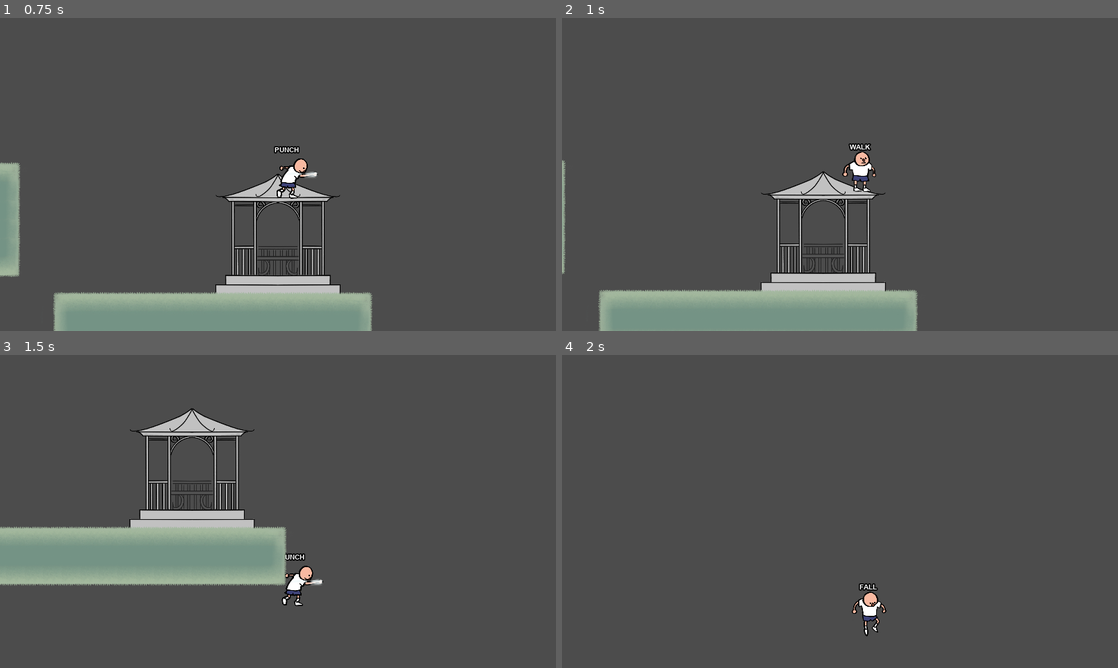
Above: before the commit, frames 1-4 (two rows, left to right).
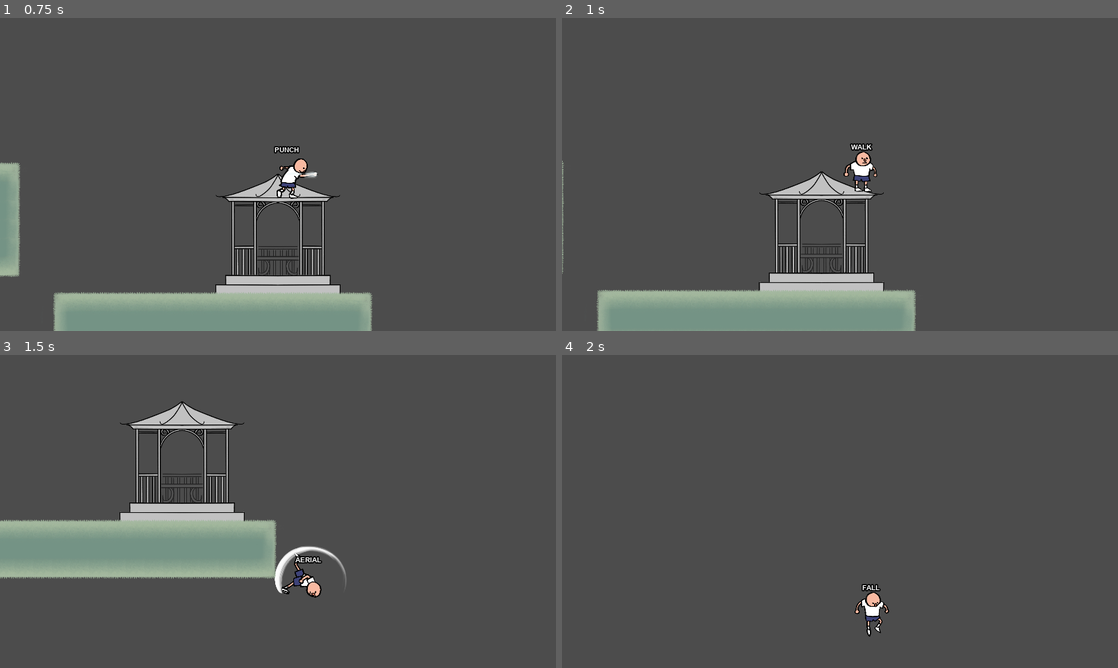
Above: after the commit, the same moments.

Repository: kevinpliang/POSY
Game: Godot game, scene res://game/Main.tscn
Two runs of this game, one before a commit and one after it. Both use one fixed random seed, a clock stepped at 60 frames per second and the inputs below.
Inputs:
- Up to frame 1 (0.75 s): hold Right (ui_right) from 0.53 s (still down); tap P (a) at 0.6 s
- Up to frame 2 (1 s): keep holding Right (ui_right); tap Up (ui_up) at 0.77 s
- Up to frame 3 (1.5 s): keep holding Right (ui_right); tap P (a) at 1.35 s
- Up to frame 4 (2 s): keep holding Right (ui_right); tap Up (ui_up) at 1.52 s

Frame 1 is identical in both runs. In frame 2, 2.3% of the frame differs, in the area x 0-64%, y 40-100%; in frame 3, 7.3%, in the area x 0-63%, y 14-81%; in frame 4, 0.4%.

Commit message:
punch + aerial timer fix

Diff:
--- a/characters/Zee.gd
+++ b/characters/Zee.gd
@@ -24,6 +24,7 @@
 
 # other constants
 const ATTACK_SPEED = 0.2
+const WDASH_COOLDOWN = 2
 
 # properties
 var vel = Vector2()
@@ -31,6 +32,7 @@
 var left_pressed
 var right_pressed
 var horizontal_pressed
+var can_wavedash
 
 # timer variables
 var punch_cooldown = false
@@ -41,17 +43,17 @@
 var prev_state;
 enum STATES { IDLE, WALK, JUMP, DJUMP, WJUMP, FALL, FFALL, CROUCH, PUNCH, AERIAL };
 var can_go_from = {
-	# from.........to.................................................................................
+	# from.........to.................................................................................................
 	STATES.IDLE  : [STATES.WALK, STATES.JUMP, STATES.DJUMP, STATES.FALL, STATES.CROUCH, STATES.PUNCH],
 	STATES.WALK  : [STATES.IDLE, STATES.JUMP, STATES.FALL, STATES.CROUCH, STATES.PUNCH],
 	STATES.JUMP  : [STATES.DJUMP, STATES.FALL, STATES.AERIAL],
-	STATES.DJUMP : [STATES.IDLE, STATES.AERIAL],
+	STATES.DJUMP : [STATES.IDLE, STATES.AERIAL, ],
 	STATES.WJUMP : [STATES.DJUMP, STATES.FALL, STATES.AERIAL],
 	STATES.FALL  : [STATES.IDLE, STATES.JUMP, STATES.DJUMP, STATES.FFALL, STATES.AERIAL],
 	STATES.FFALL : [STATES.IDLE, STATES.JUMP, STATES.DJUMP, STATES.AERIAL],
 	STATES.CROUCH: [STATES.IDLE, STATES.WALK, STATES.JUMP],
 	STATES.PUNCH : [],
-	STATES.AERIAL: []
+	STATES.AERIAL: [],
 }
 
 func _ready() -> void:
@@ -64,7 +66,7 @@
 
 	# involuntary states (nothing pressed)
 	if is_on_floor():
-		if current_state != STATES.PUNCH:
+		if STATES.IDLE in can_go_from[current_state]:
 			current_state = STATES.IDLE
 	else:
 		if STATES.FALL in can_go_from[current_state] and vel.y > 0: # this sucks but idk how else to do it
@@ -141,9 +143,11 @@
 			vel.x = 0
 		STATES.PUNCH:
 			vel.x = 0
-			punch()
+			if !punch_cooldown:
+				punch()
 		STATES.AERIAL:
-			aerial()
+			if !aerial_cooldown:
+				aerial()
 
 	# refresh jumps
 	if is_on_floor():
@@ -185,6 +189,9 @@
 func check_feet():
 	if feetcast.is_colliding():
 		var collider = feetcast.get_collider()
+		var origin = feetcast.global_transform.origin
+		var collision_point = feetcast.get_collision_point()
+		var distance = origin.distance_to(collision_point)
 		# gazebo stairs..
 		if collider.is_in_group("lower_z"):
 			self.z_index = -1
@@ -192,13 +199,13 @@
 		self.z_index = 0
 
 func _physics_process(delta) -> void:
+	#checks
+	check_feet()
+
 	get_state_from_input()
 	apply_gravity()
 	get_physics_from_state()
 	get_sprite_from_state()
-
-	#checks
-	check_feet()
 	# warning-ignore:return_value_discarded
 	move_and_slide(vel * delta * 60, UP)
 
@@ -228,9 +235,9 @@
 func punch() -> void:
 	punch_cooldown = true
 	$punch_hitbox/shape.disabled = false
-	yield(get_tree().create_timer(0.2), "timeout")
+	$punch_timer.start()
+	yield($punch_timer, "timeout")
 	$punch_hitbox/shape.disabled = true
-	current_state = STATES.IDLE
 	# attack speed timer
 	yield(get_tree().create_timer(ATTACK_SPEED), "timeout")
 	punch_cooldown = false
@@ -238,9 +245,9 @@
 func aerial() -> void:
 	aerial_cooldown = true
 	#$punch_hitbox/shape.disabled = false
-	yield(get_tree().create_timer(0.3), "timeout")
+	$aerial_timer.start()
+	yield($aerial_timer, "timeout")
 	#$punch_hitbox/shape.disabled = true
-	current_state = STATES.FALL #not working..try double jumping and kicking then immediately jumping upon landing..this piece of code resets zee to a djump state when he should be going to jump. also strange flickering similar to punch issue
 	# attack speed timer
 	yield(get_tree().create_timer(ATTACK_SPEED), "timeout")
 	aerial_cooldown = false
@@ -262,3 +269,11 @@
 		var impact_point = $punch_hitbox.global_position + Vector2(50, 0)
 		var hit_circles = Global.instance_node_at(hit_effect, impact_point, Global.main)
 		hit_circles.emitting = true
+
+func _on_punch_timer_timeout():
+	current_state = STATES.IDLE
+	$punch_timer.stop()
+
+func _on_aerial_timer_timeout():
+	current_state = STATES.FALL
+	$aerial_timer.stop()
--- a/characters/Zee.tscn
+++ b/characters/Zee.tscn
@@ -28,168 +28,168 @@
 
 [sub_resource type="AtlasTexture" id=4]
 flags = 4
+atlas = ExtResource( 7 )
+region = Rect2( 0, 0, 450, 450 )
+
+[sub_resource type="AtlasTexture" id=5]
+flags = 4
+atlas = ExtResource( 7 )
+region = Rect2( 450, 0, 450, 450 )
+
+[sub_resource type="AtlasTexture" id=6]
+flags = 4
+atlas = ExtResource( 7 )
+region = Rect2( 900, 0, 450, 450 )
+
+[sub_resource type="AtlasTexture" id=7]
+flags = 4
+atlas = ExtResource( 7 )
+region = Rect2( 1350, 0, 450, 450 )
+
+[sub_resource type="AtlasTexture" id=8]
+flags = 4
+atlas = ExtResource( 7 )
+region = Rect2( 1800, 0, 450, 450 )
+
+[sub_resource type="AtlasTexture" id=9]
+flags = 4
+atlas = ExtResource( 7 )
+region = Rect2( 2250, 0, 450, 450 )
+
+[sub_resource type="AtlasTexture" id=10]
+flags = 4
 atlas = ExtResource( 10 )
 region = Rect2( 0, 0, 750, 750 )
 
-[sub_resource type="AtlasTexture" id=5]
+[sub_resource type="AtlasTexture" id=11]
 flags = 4
 atlas = ExtResource( 10 )
 region = Rect2( 750, 0, 750, 750 )
 
-[sub_resource type="AtlasTexture" id=6]
+[sub_resource type="AtlasTexture" id=12]
 flags = 4
 atlas = ExtResource( 10 )
 region = Rect2( 1500, 0, 750, 750 )
 
-[sub_resource type="AtlasTexture" id=7]
+[sub_resource type="AtlasTexture" id=13]
 flags = 4
 atlas = ExtResource( 10 )
 region = Rect2( 2250, 0, 750, 750 )
 
-[sub_resource type="AtlasTexture" id=8]
+[sub_resource type="AtlasTexture" id=14]
 flags = 4
 atlas = ExtResource( 10 )
 region = Rect2( 3000, 0, 750, 750 )
 
-[sub_resource type="AtlasTexture" id=9]
+[sub_resource type="AtlasTexture" id=15]
 flags = 4
 atlas = ExtResource( 10 )
 region = Rect2( 3750, 0, 750, 750 )
 
-[sub_resource type="AtlasTexture" id=10]
+[sub_resource type="AtlasTexture" id=16]
 flags = 4
 atlas = ExtResource( 10 )
 region = Rect2( 4500, 0, 750, 750 )
 
-[sub_resource type="AtlasTexture" id=11]
+[sub_resource type="AtlasTexture" id=17]
 flags = 4
 atlas = ExtResource( 10 )
 region = Rect2( 5250, 0, 750, 750 )
 
-[sub_resource type="AtlasTexture" id=12]
-flags = 4
-atlas = ExtResource( 7 )
-region = Rect2( 0, 0, 450, 450 )
-
-[sub_resource type="AtlasTexture" id=13]
-flags = 4
-atlas = ExtResource( 7 )
+[sub_resource type="AtlasTexture" id=18]
+flags = 4
+atlas = ExtResource( 2 )
+region = Rect2( 1350, 0, 450, 450 )
+
+[sub_resource type="AtlasTexture" id=19]
+flags = 4
+atlas = ExtResource( 2 )
+region = Rect2( 1800, 0, 450, 450 )
+
+[sub_resource type="AtlasTexture" id=20]
+flags = 4
+atlas = ExtResource( 2 )
+region = Rect2( 2250, 0, 450, 450 )
+
+[sub_resource type="AtlasTexture" id=21]
+flags = 4
+atlas = ExtResource( 2 )
+region = Rect2( 2700, 0, 450, 450 )
+
+[sub_resource type="AtlasTexture" id=22]
+flags = 4
+atlas = ExtResource( 4 )
+region = Rect2( 0, 0, 450, 450 )
+
+[sub_resource type="AtlasTexture" id=23]
+flags = 4
+atlas = ExtResource( 4 )
+region = Rect2( 900, 0, 450, 450 )
+
+[sub_resource type="AtlasTexture" id=24]
+flags = 4
+atlas = ExtResource( 4 )
 region = Rect2( 450, 0, 450, 450 )
 
-[sub_resource type="AtlasTexture" id=14]
-flags = 4
-atlas = ExtResource( 7 )
-region = Rect2( 900, 0, 450, 450 )
-
-[sub_resource type="AtlasTexture" id=15]
-flags = 4
-atlas = ExtResource( 7 )
+[sub_resource type="AtlasTexture" id=25]
+flags = 4
+atlas = ExtResource( 4 )
 region = Rect2( 1350, 0, 450, 450 )
 
-[sub_resource type="AtlasTexture" id=16]
-flags = 4
-atlas = ExtResource( 7 )
-region = Rect2( 1800, 0, 450, 450 )
-
-[sub_resource type="AtlasTexture" id=17]
-flags = 4
-atlas = ExtResource( 7 )
+[sub_resource type="AtlasTexture" id=26]
+flags = 4
+atlas = ExtResource( 4 )
 region = Rect2( 2250, 0, 450, 450 )
 
-[sub_resource type="AtlasTexture" id=18]
-flags = 4
-atlas = ExtResource( 2 )
-region = Rect2( 1350, 0, 450, 450 )
-
-[sub_resource type="AtlasTexture" id=19]
-flags = 4
-atlas = ExtResource( 2 )
-region = Rect2( 1800, 0, 450, 450 )
-
-[sub_resource type="AtlasTexture" id=20]
-flags = 4
-atlas = ExtResource( 2 )
-region = Rect2( 2250, 0, 450, 450 )
-
-[sub_resource type="AtlasTexture" id=21]
-flags = 4
-atlas = ExtResource( 2 )
-region = Rect2( 2700, 0, 450, 450 )
-
-[sub_resource type="AtlasTexture" id=22]
+[sub_resource type="AtlasTexture" id=27]
+flags = 4
+atlas = ExtResource( 4 )
+region = Rect2( 3150, 0, 450, 450 )
+
+[sub_resource type="AtlasTexture" id=28]
+flags = 4
+atlas = ExtResource( 4 )
+region = Rect2( 4050, 0, 450, 450 )
+
+[sub_resource type="AtlasTexture" id=29]
+flags = 4
+atlas = ExtResource( 4 )
+region = Rect2( 4950, 0, 450, 450 )
+
+[sub_resource type="AtlasTexture" id=30]
+flags = 4
+atlas = ExtResource( 4 )
+region = Rect2( 5850, 0, 450, 450 )
+
+[sub_resource type="AtlasTexture" id=31]
+flags = 4
+atlas = ExtResource( 4 )
+region = Rect2( 6750, 0, 450, 450 )
+
+[sub_resource type="AtlasTexture" id=32]
+flags = 4
+atlas = ExtResource( 4 )
+region = Rect2( 7650, 0, 450, 450 )
+
+[sub_resource type="AtlasTexture" id=33]
+flags = 4
+atlas = ExtResource( 5 )
+region = Rect2( 0, 0, 450, 450 )
+
+[sub_resource type="AtlasTexture" id=34]
+flags = 4
+atlas = ExtResource( 6 )
+region = Rect2( 0, 0, 450, 450 )
+
+[sub_resource type="AtlasTexture" id=35]
 flags = 4
 atlas = ExtResource( 3 )
 region = Rect2( 0, 0, 450, 450 )
 
-[sub_resource type="AtlasTexture" id=23]
+[sub_resource type="AtlasTexture" id=36]
 flags = 4
 atlas = ExtResource( 3 )
 region = Rect2( 450, 0, 450, 450 )
-
-[sub_resource type="AtlasTexture" id=24]
-flags = 4
-atlas = ExtResource( 6 )
-region = Rect2( 0, 0, 450, 450 )
-
-[sub_resource type="AtlasTexture" id=25]
-flags = 4
-atlas = ExtResource( 5 )
-region = Rect2( 0, 0, 450, 450 )
-
-[sub_resource type="AtlasTexture" id=26]
-flags = 4
-atlas = ExtResource( 4 )
-region = Rect2( 0, 0, 450, 450 )
-
-[sub_resource type="AtlasTexture" id=27]
-flags = 4
-atlas = ExtResource( 4 )
-region = Rect2( 900, 0, 450, 450 )
-
-[sub_resource type="AtlasTexture" id=28]
-flags = 4
-atlas = ExtResource( 4 )
-region = Rect2( 450, 0, 450, 450 )
-
-[sub_resource type="AtlasTexture" id=29]
-flags = 4
-atlas = ExtResource( 4 )
-region = Rect2( 1350, 0, 450, 450 )
-
-[sub_resource type="AtlasTexture" id=30]
-flags = 4
-atlas = ExtResource( 4 )
-region = Rect2( 2250, 0, 450, 450 )
-
-[sub_resource type="AtlasTexture" id=31]
-flags = 4
-atlas = ExtResource( 4 )
-region = Rect2( 3150, 0, 450, 450 )
-
-[sub_resource type="AtlasTexture" id=32]
-flags = 4
-atlas = ExtResource( 4 )
-region = Rect2( 4050, 0, 450, 450 )
-
-[sub_resource type="AtlasTexture" id=33]
-flags = 4
-atlas = ExtResource( 4 )
-region = Rect2( 4950, 0, 450, 450 )
-
-[sub_resource type="AtlasTexture" id=34]
-flags = 4
-atlas = ExtResource( 4 )
-region = Rect2( 5850, 0, 450, 450 )
-
-[sub_resource type="AtlasTexture" id=35]
-flags = 4
-atlas = ExtResource( 4 )
-region = Rect2( 6750, 0, 450, 450 )
-
-[sub_resource type="AtlasTexture" id=36]
-flags = 4
-atlas = ExtResource( 4 )
-region = Rect2( 7650, 0, 450, 450 )
 
 [sub_resource type="SpriteFrames" id=37]
 animations = [ {
@@ -198,40 +198,40 @@
 "name": "idle",
 "speed": 5.0
 }, {
-"frames": [ SubResource( 4 ), SubResource( 5 ), SubResource( 6 ), SubResource( 7 ), SubResource( 8 ), SubResource( 9 ), SubResource( 10 ), SubResource( 11 ) ],
+"frames": [ SubResource( 4 ), SubResource( 5 ), SubResource( 6 ), SubResource( 7 ), SubResource( 8 ), SubResource( 9 ) ],
+"loop": false,
+"name": "punch",
+"speed": 25.0
+}, {
+"frames": [ SubResource( 10 ), SubResource( 11 ), SubResource( 12 ), SubResource( 13 ), SubResource( 14 ), SubResource( 15 ), SubResource( 16 ), SubResource( 17 ) ],
 "loop": false,
 "name": "aerial",
 "speed": 30.0
 }, {
-"frames": [ SubResource( 12 ), SubResource( 13 ), SubResource( 14 ), SubResource( 15 ), SubResource( 16 ), SubResource( 17 ) ],
-"loop": false,
-"name": "punch",
-"speed": 25.0
-}, {
 "frames": [ SubResource( 18 ), SubResource( 19 ), SubResource( 20 ), SubResource( 21 ) ],
 "loop": true,
 "name": "walk",
 "speed": 8.0
 }, {
-"frames": [ SubResource( 22 ), SubResource( 23 ) ],
+"frames": [ SubResource( 22 ), SubResource( 23 ), SubResource( 24 ), SubResource( 25 ), SubResource( 26 ), SubResource( 27 ), SubResource( 28 ), SubResource( 29 ), SubResource( 30 ), SubResource( 31 ), SubResource( 32 ) ],
+"loop": true,
+"name": "double_jump",
+"speed": 35.0
+}, {
+"frames": [ SubResource( 33 ) ],
+"loop": true,
+"name": "fall",
+"speed": 1.0
+}, {
+"frames": [ SubResource( 34 ) ],
+"loop": true,
+"name": "crouch",
+"speed": 5.0
+}, {
+"frames": [ SubResource( 35 ), SubResource( 36 ) ],
 "loop": false,
 "name": "straight_jump",
 "speed": 10.0
-}, {
-"frames": [ SubResource( 24 ) ],
-"loop": true,
-"name": "crouch",
-"speed": 5.0
-}, {
-"frames": [ SubResource( 25 ) ],
-"loop": true,
-"name": "fall",
-"speed": 1.0
-}, {
-"frames": [ SubResource( 26 ), SubResource( 27 ), SubResource( 28 ), SubResource( 29 ), SubResource( 30 ), SubResource( 31 ), SubResource( 32 ), SubResource( 33 ), SubResource( 34 ), SubResource( 35 ), SubResource( 36 ) ],
-"loop": true,
-"name": "double_jump",
-"speed": 35.0
 }, {
 "frames": [  ],
 "loop": false,
@@ -334,5 +334,13 @@
 "_edit_use_anchors_": false
 }
 
+[node name="punch_timer" type="Timer" parent="."]
+wait_time = 0.2
+
+[node name="aerial_timer" type="Timer" parent="."]
+wait_time = 0.3
+
 [connection signal="area_entered" from="punch_hitbox" to="." method="_on_punch_hitbox_area_entered"]
 [connection signal="area_entered" from="hurtbox" to="." method="_on_hurtbox_area_entered"]
+[connection signal="timeout" from="punch_timer" to="." method="_on_punch_timer_timeout"]
+[connection signal="timeout" from="aerial_timer" to="." method="_on_aerial_timer_timeout"]
